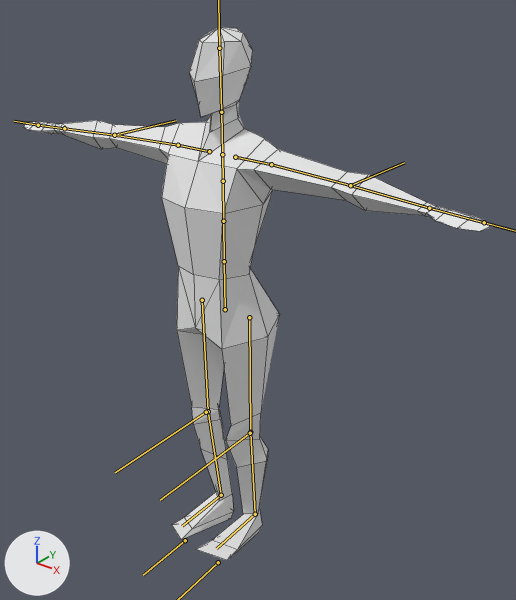
The Blender file Assets/_3D/old rig.blend: old version first, new version second.
Camera for both pictures: a 50 mm camera at (0.767, -0.888, 1.1) aimed at (0.044, 0.015, 0.54). Lighting does not change. The marker at lower left points along +X, +Y and +Z. The bones that bend it are drawn over the model as lines. Mesh edges are drawn as thin lines.

In view in the first picture: 'BodyMesh'.
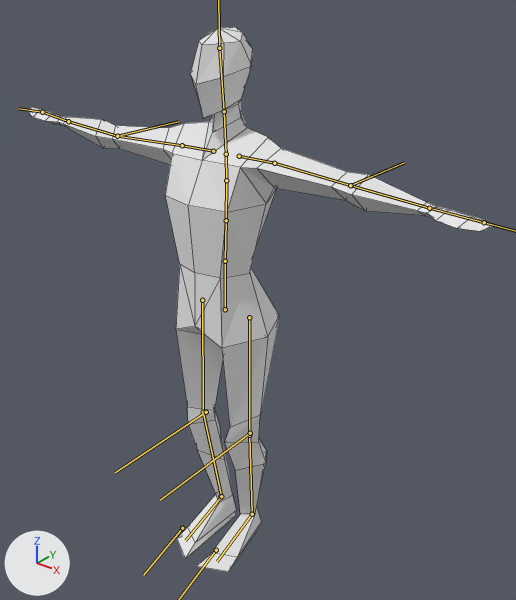
Commit message: default take

The newer file adds an action. The first version stands in its rest pose; the second is drawn at frame 0 of the action 'DefaultTake'.

Changed parts and their boxes (x1, y1, x2, y2) in the pictures (516 x 600 px):
```json
{"object": "BodyMesh", "change": "posed", "before": [24, 27, 495, 560], "after": [29, 27, 495, 572]}
{"bone": "RightHand Target", "before": "(38, 125) to (14, 121)", "after": "(42, 112) to (18, 108)"}
{"bone": "RightFoot Target", "before": "(185, 540) to (143, 575)", "after": "(182, 528) to (143, 575)"}
{"bone": "RightElbowTarget", "before": "(114, 135) to (176, 120)", "after": "(117, 136) to (178, 121)"}
```

Scene script edits in JSON lines:
```json
{"block": "bone_righthand_target", "where": "bone_righthand_target = bpy.data.objects['Root'].pose.bones['RightHand Target']"}
{"op": "set", "path": "bone_righthand_target.location", "old": "(0.0, 0.0, 0.0)", "new": "(0.014, -0.002, 0.023)"}
{"block": "bone_leftfoottarget", "where": "bone_leftfoottarget = bpy.data.objects['Root'].pose.bones['LeftFootTarget']"}
{"op": "set", "path": "bone_leftfoottarget.location", "old": "(0.0, 0.0, 0.0)", "new": "(0.0, 0.005, 0.037)"}
{"op": "set", "path": "bone_leftfoottarget.rotation_quaternion", "old": "(1.0, 0.0, 0.0, 0.0)", "new": "(0.985, -0.172, 0.002, 0.0)", "note": "degrees (0, 0, 0) -> degrees (-20, 0, 0)"}
{"block": "bone_rightfoot_target", "where": "bone_rightfoot_target = bpy.data.objects['Root'].pose.bones['RightFoot Target']"}
{"op": "set", "path": "bone_rightfoot_target.location", "old": "(0.0, 0.0, 0.0)", "new": "(0.0, 0.005, 0.038)"}
{"op": "set", "path": "bone_rightfoot_target.rotation_quaternion", "old": "(1.0, 0.0, 0.0, 0.0)", "new": "(0.985, -0.172, -0.002, 0.0)", "note": "degrees (0, 0, 0) -> degrees (-20, 0, 0)"}
{"block": "bone_rightelbowtarget", "where": "bone_rightelbowtarget = bpy.data.objects['Root'].pose.bones['RightElbowTarget']"}
{"op": "set", "path": "bone_rightelbowtarget.location", "old": "(0.0, 0.0, 0.0)", "new": "(0.002, 0.005, -0.003)"}
```
